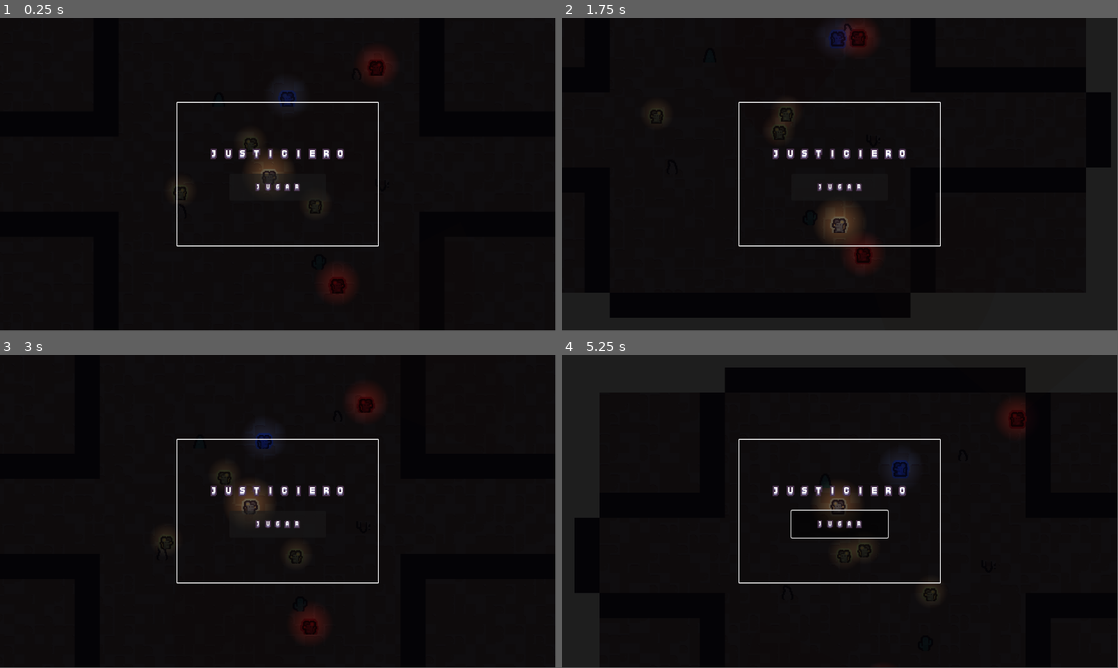
Above: before the commit, frames 1-4 (two rows, left to right).
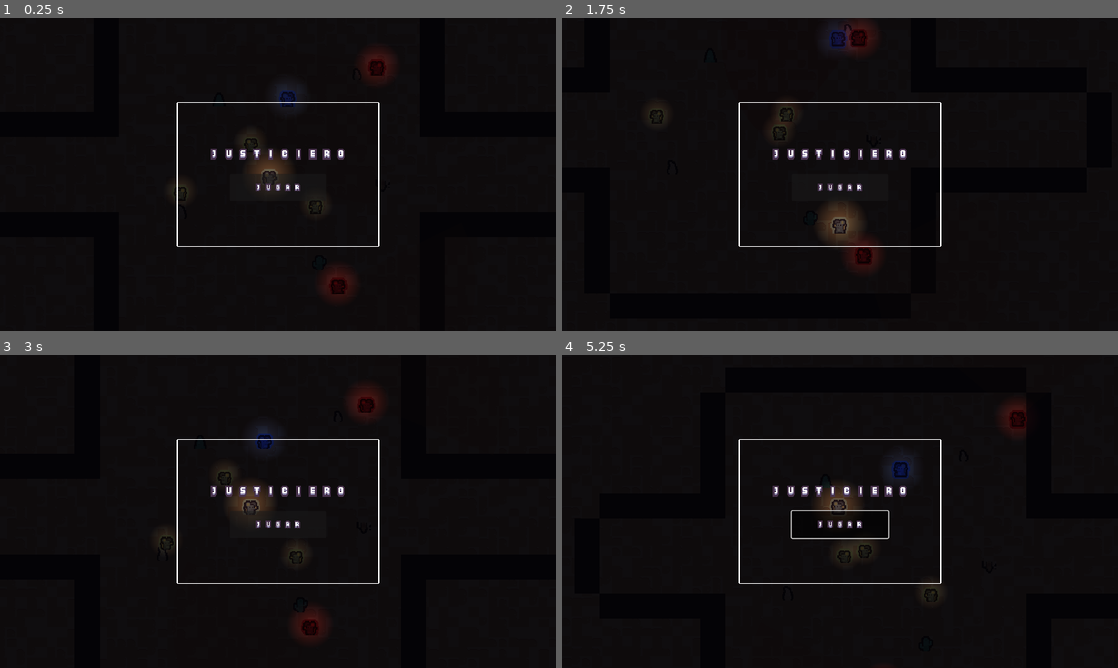
Above: after the commit, the same moments.

Repository: ksanch3x/Justiciero
Game: Godot game, scene res://scenes/Main.tscn
Same seed, same stepped clock (60 frames per second), same inputs: the game is played once before the commit and once after it.
Inputs (mouse positions are in pixels of both pictures, inside the frame that each line leads up to):
- Up to frame 1 (0.25 s): no input
- Up to frame 2 (1.75 s): tap Enter at 0.5 s; move the mouse to (962, 158) at 0.52 s; hold D (move_right) 0.53-1.28 s; hold C (cover) 0.53-1.28 s; move the mouse to (728, 190) at 1.27 s; hold S (move_down) from 1.28 s (still down); tap Space (dash) at 1.35 s
- Up to frame 3 (3 s): move the mouse to (333, 442) at 2.02 s; release S (move_down) at 2.03 s; press the mouse at (333, 442) at 2.03 s; hold D (move_right) 2.03-2.78 s; move the mouse to (250, 574) at 2.77 s; release the mouse at (250, 574) at 2.78 s; hold W (move_up) from 2.78 s (still down); tap R at 2.85 s
- Up to frame 4 (5.25 s): move the mouse to (1006, 558) at 3.52 s; release W (move_up) at 3.53 s; hold C (cover) 3.53-4.28 s; hold A (move_left) 3.53-5.03 s; move the mouse to (673, 464) at 4.27 s; tap Space (dash) at 4.35 s; move the mouse to (867, 511) at 5.02 s; press the mouse at (867, 511) at 5.03 s; hold S (move_down) from 5.03 s (still down)
In our replay, the window is 799x449 before the commit and 800x450 after it. These sizes can differ from the game's own. Grey fills any space a smaller window leaves; there, only what the larger window draws over its background counts as a difference.

The runs differ from the first frame. In frame 1, 0.7% of the frame differs, in the area x 31-70%, y 13-89%; in frame 2, 0.9%; in frame 3, 0.7%; in frame 4, 0.9%, in the area x 31-84%, y 15-79%.

Commit message:
Fija la resolución y arregla salas más chicas que la vista
No había sección [display]: se usaba el default de Godot (1152x648) sin
que estuviera escrito en ningún lado, aunque el diseño de salas depende de
ese número. Con zoom=1.3 el área visible es ~886x498 unidades de mundo.

Dos de las siete salas quedan por debajo de eso en un eje (anden mide 320
de alto, ele 500 de ancho), y Godot no puede satisfacer límites de cámara
más chicos que el viewport: termina mostrando más allá del límite.
_apply_camera_limits() ahora ensancha el rectángulo de límites hasta el
tamaño de la vista, centrado en la sala, y el fondo cubre ese rectángulo
en vez del de la sala para que no se vea el vacío alrededor de los muros.

Diff:
--- a/prototypes/combat-topdown/project.godot
+++ b/prototypes/combat-topdown/project.godot
@@ -9,6 +9,20 @@
 config/name="Combat Topdown Prototype"
 run/main_scene="res://scenes/Main.tscn"
 config/features=PackedStringArray("4.3", "GL Compatibility")
+
+[display]
+
+; Explícito a propósito. Antes no había sección [display] y se usaba el
+; default de Godot (1152x648) sin que nadie lo supiera — pero el diseño de
+; salas SÍ depende de este número: con zoom=1.3 (Player.tscn/Camera2D) el
+; área visible es 1152/1.3 x 648/1.3 = ~886x498 unidades de mundo, y una
+; sala más chica que eso en algún eje no puede respetar los límites de
+; cámara. Si se cambia esta resolución o el zoom, revisar
+; Main._apply_camera_limits() y los tamaños de RoomData.
+window/size/viewport_width=1152
+window/size/viewport_height=648
+window/stretch/mode="canvas_items"
+window/stretch/aspect="expand"
 
 [autoload]
 
--- a/prototypes/combat-topdown/scripts/Main.gd
+++ b/prototypes/combat-topdown/scripts/Main.gd
@@ -592,14 +592,36 @@
 	var cam: Camera2D = _player.get_node_or_null("Camera2D")
 	if cam == null:
 		return
-	cam.limit_left = int(bounds.position.x - CAMERA_MARGIN)
-	cam.limit_top = int(bounds.position.y - CAMERA_MARGIN)
-	cam.limit_right = int(bounds.position.x + bounds.size.x + CAMERA_MARGIN)
-	cam.limit_bottom = int(bounds.position.y + bounds.size.y + CAMERA_MARGIN)
-	# Reposiciona el fondo para cubrir el bbox nuevo (el Sprite2D usa
-	# region_rect sobre una textura de arena pre-horneada de 2000x2000).
-	_background.position = bounds.position
-	_background.region_rect = Rect2(Vector2.ZERO, bounds.size)
+
+	var limits: Rect2 = bounds.grow(CAMERA_MARGIN)
+
+	# Godot NO maneja bien límites de cámara más chicos que la vista: no
+	# puede satisfacerlos y termina mostrando más allá del límite. Y hay
+	# salas así — `anden` mide 320 de alto y `ele` 500 de ancho, contra un
+	# área visible de ~886x498 (viewport 1152x648 / zoom 1.3, ver la
+	# sección [display] de project.godot). Cuando pasa, se ENSANCHA el
+	# rectángulo de límites hasta el tamaño de la vista, centrado en la
+	# sala: la cámara queda fija en ese eje (que es lo correcto para una
+	# sala que entra entera en pantalla) en vez de pelear contra el clamp.
+	var visible: Vector2 = get_viewport_rect().size / cam.zoom
+	if limits.size.x < visible.x:
+		limits.position.x -= (visible.x - limits.size.x) / 2.0
+		limits.size.x = visible.x
+	if limits.size.y < visible.y:
+		limits.position.y -= (visible.y - limits.size.y) / 2.0
+		limits.size.y = visible.y
+
+	cam.limit_left = int(limits.position.x)
+	cam.limit_top = int(limits.position.y)
+	cam.limit_right = int(limits.position.x + limits.size.x)
+	cam.limit_bottom = int(limits.position.y + limits.size.y)
+
+	# El fondo cubre el rectángulo de LÍMITES, no el de la sala: si cubriera
+	# solo la sala, en una que entra entera en pantalla se vería el vacío
+	# alrededor de los muros. El Sprite2D usa region_rect sobre una textura
+	# de arena pre-horneada de 2000x2000.
+	_background.position = limits.position
+	_background.region_rect = Rect2(Vector2.ZERO, limits.size)
 
 ## Reposiciona/muestra los mismos 5 StaticBody2D de Props (no instancia
 ## nada nuevo), regenera los muros, ajusta la cámara y actualiza el tinte
Not shown, changed: prototypes/combat-topdown/STATUS.md
